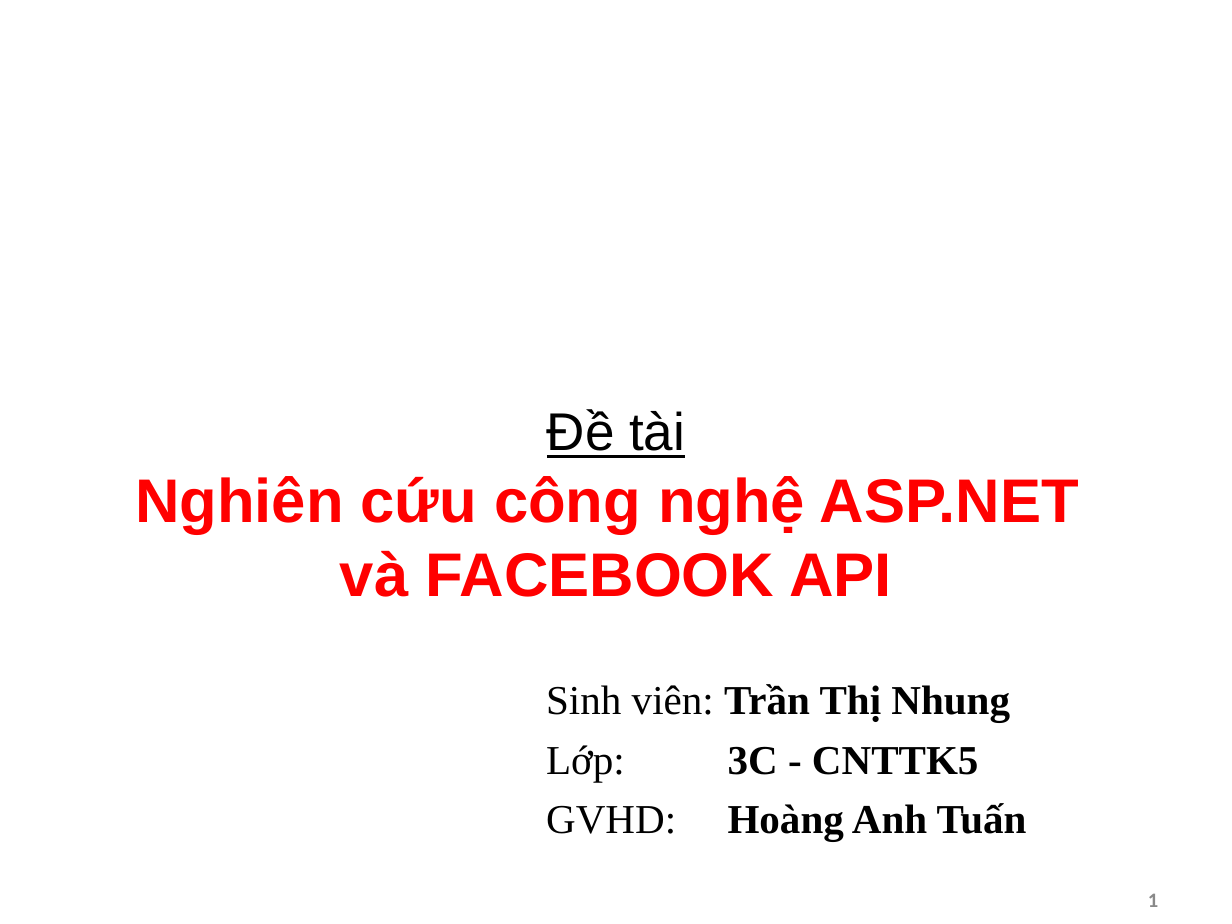
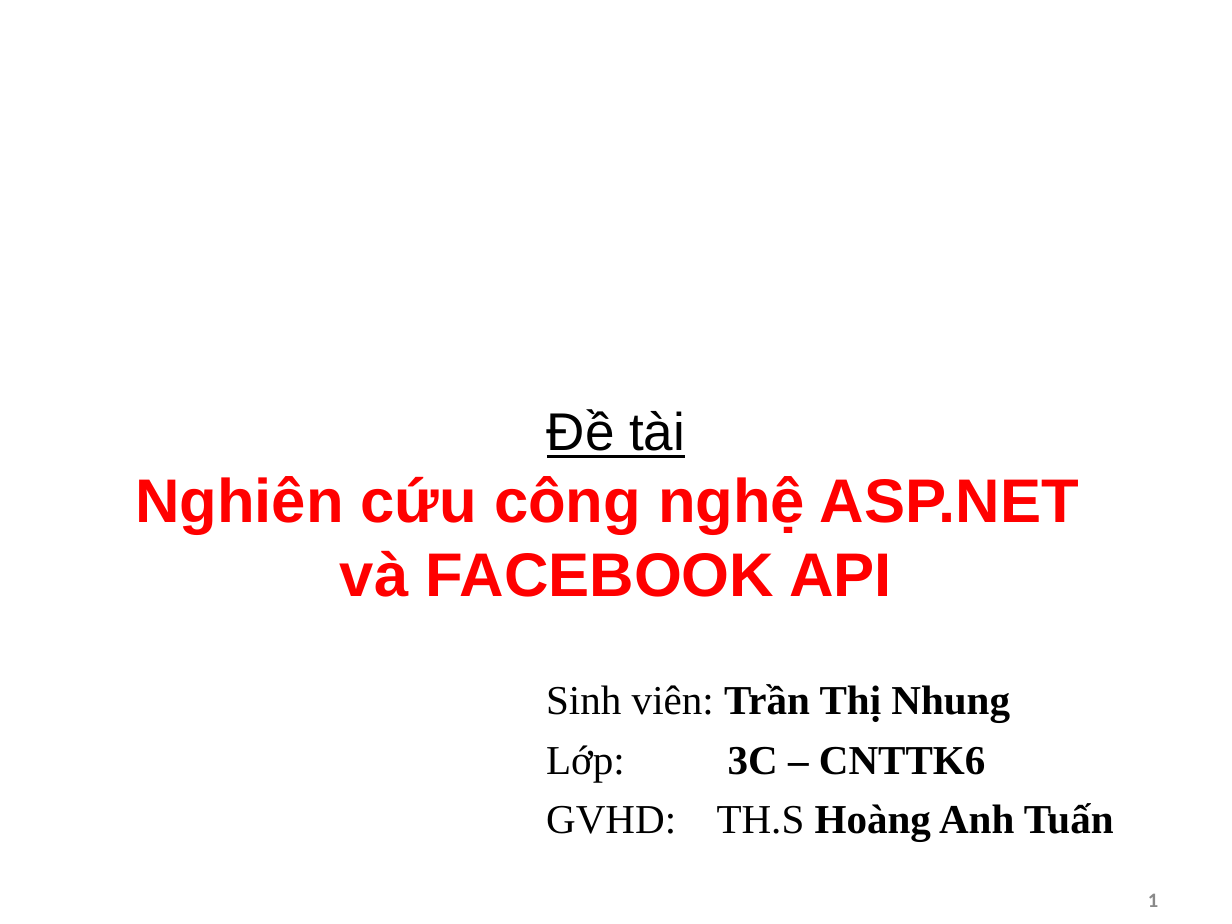
Before and after one commit to hoanhdo/ThanhDongUniversity, a slide deck: slide 1 of Bao cao/FacebookAPI-TranThiNhung-3C_CNTT.ppt. Drawn at 1232x924 pixels with LibreOffice and Linux fonts; fonts in the diff are those of the drawing; background and template pictures are left out. Boxes give left, top, right and bottom in pixels: in the first picture for what was removed or moved away, otherwise in the second. Text is boxed around its words. In the diff, an @@ line names an element or a change of style, - is before the commit and + after.

```diff
--- a/Bao cao/FacebookAPI-TranThiNhung-3C_CNTT.ppt
+++ b/Bao cao/FacebookAPI-TranThiNhung-3C_CNTT.ppt
@@ subtitle at box(546, 745, 1114, 841): text changed @@
-Lớp: 3C - CNTTK5
-GVHD: Hoàng Anh Tuấn
+Lớp: 3C – CNTTK6
+GVHD: TH.S Hoàng Anh Tuấn
```
Also in this commit, not shown: 2 other slides changed, 7 slides added, 10 slides removed, 17 other files.
